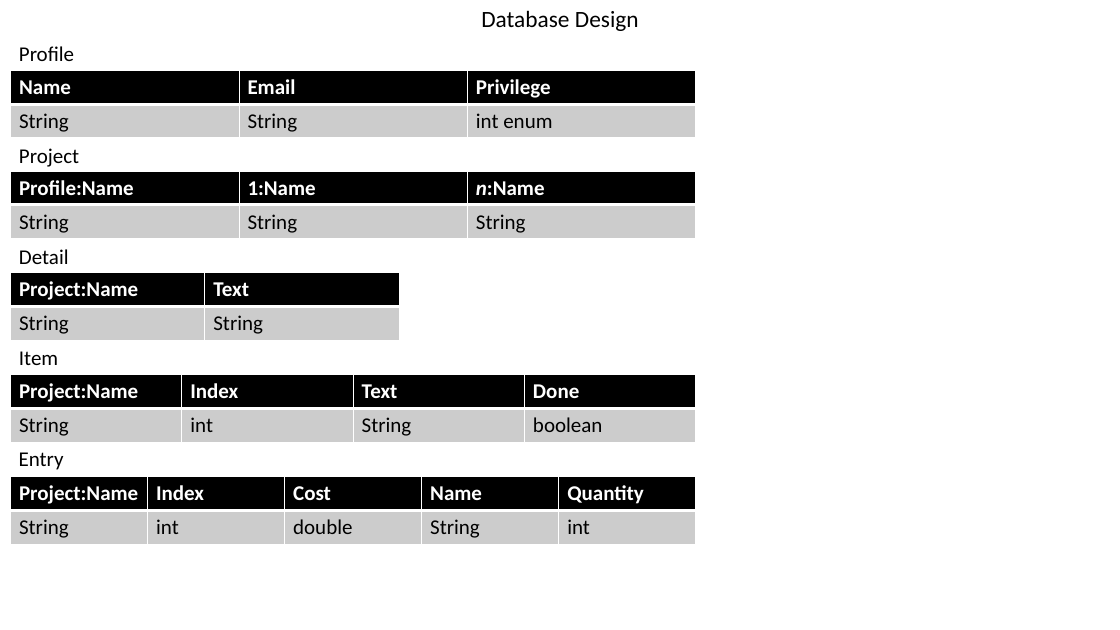
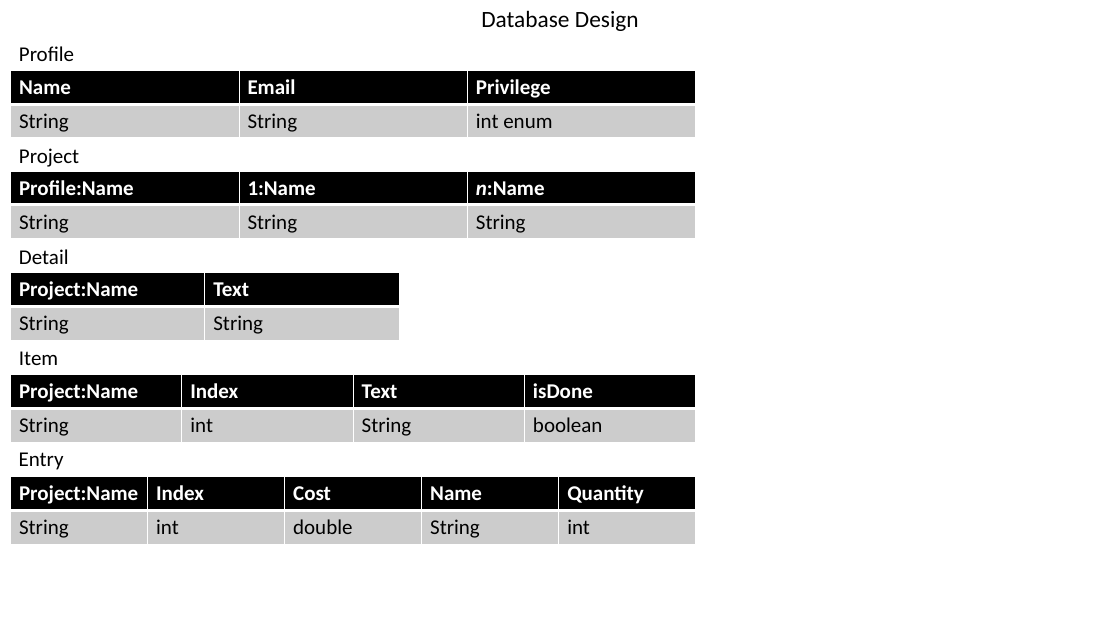
Before and after one commit to dgreen29/Creative-Tech-Brains, a slide deck: slide 11 of documentation/AppDesign.pptx. Drawn at 1120x630 pixels with LibreOffice and Linux fonts; fonts in the diff are those of the drawing. Boxes give left, top, right and bottom in pixels: in the first picture for what was removed or moved away, otherwise in the second. Text is boxed around its words. In the diff, an @@ line names an element or a change of style, - is before the commit and + after.

```diff
--- a/documentation/AppDesign.pptx
+++ b/documentation/AppDesign.pptx
@@ table at (11,375,697,443) @@
-row 1, column 4: Done
+row 1, column 4: isDone
```
Also in this commit, not shown: 5 other files.
